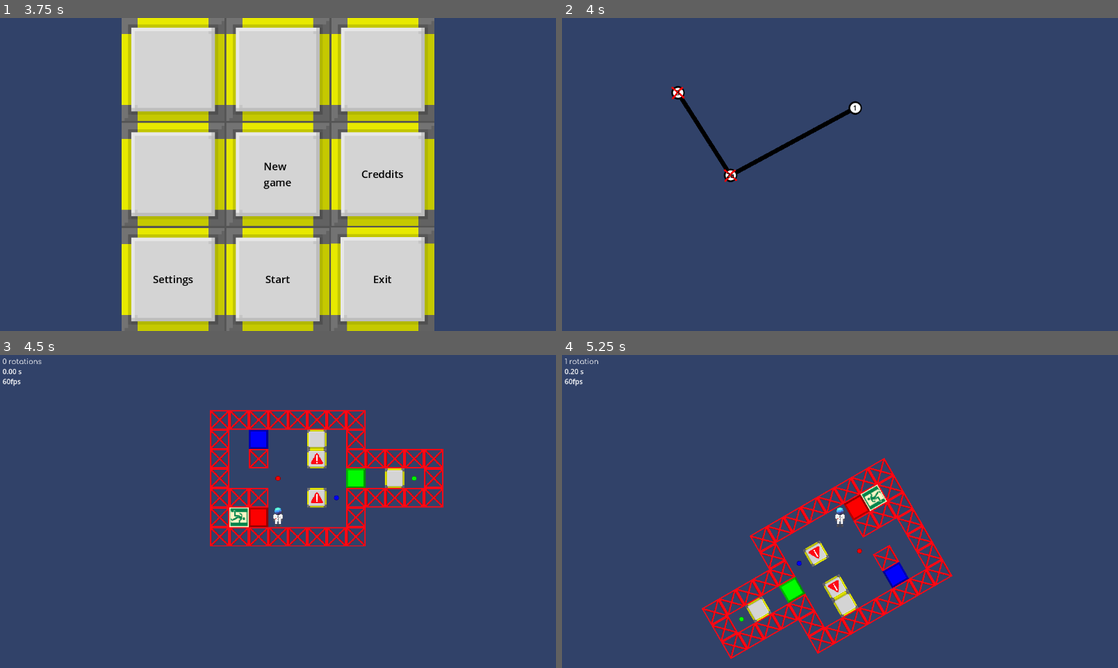
Above: before the commit, frames 1-4 (two rows, left to right).
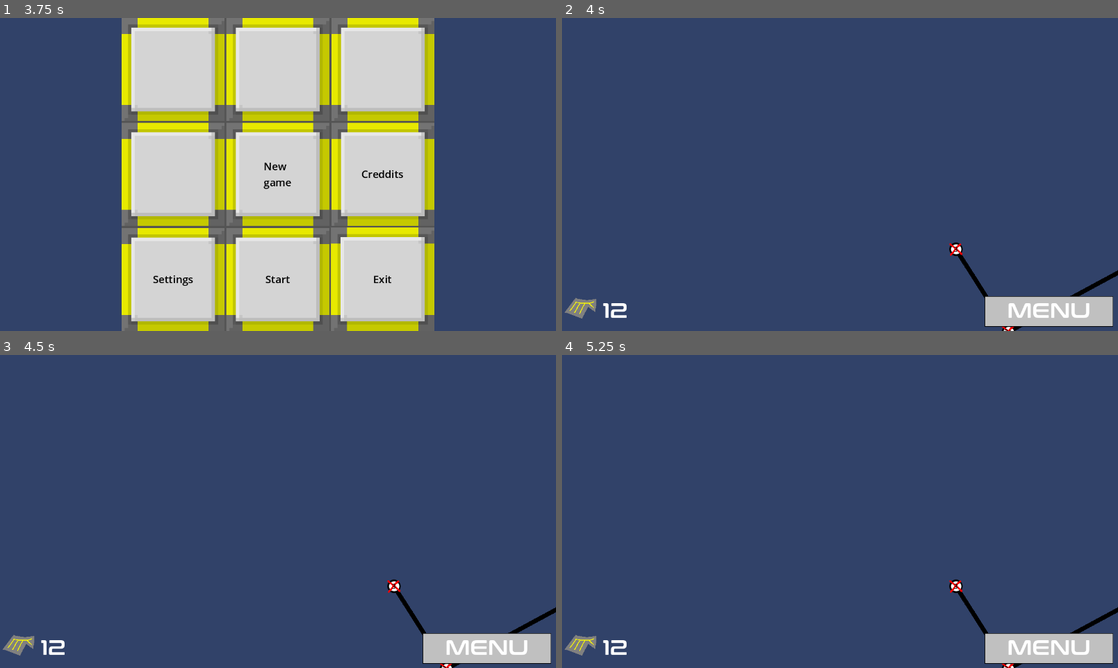
Above: after the commit, the same moments.

Repository: wojtekmal/escape-blocks
Game: Godot game, scene res://menu_stuff/menu_2.tscn
Same seed, same stepped clock (60 frames per second), same inputs: the game is played once before the commit and once after it.
Inputs (mouse positions are in pixels of both pictures, inside the frame that each line leads up to; where the layout moved, square brackets give the same spot in the first picture):
- Up to frame 1 (3.75 s): click (172, 68) at 0.52 s; tap Enter at 1.25 s; move the mouse to (400, 158) at 1.27 s; hold Right (gravity_right) 1.28-2.03 s; click (400, 158) at 1.42 s; tap W (jump) at 1.52, 2.27 s; tap R (restart) at 2, 2.75, 3.5 s; move the mouse to (166, 190) at 2.02 s; hold Left (gravity_left) 2.03-2.78 s; click (166, 190) at 2.17 s; move the mouse to (333, 105) at 2.77 s; hold Right (gravity_right) 2.78-3.53 s; click (333, 105) at 2.92 s; move the mouse to (250, 237) at 3.52 s; hold Up (gravity_up) from 3.53 s (still down); click (250, 237) at 3.67 s
- Up to frame 2 (4 s): keep holding Up (gravity_up); tap W (jump) at 3.77 s
- Up to frame 3 (4.5 s): release Up (gravity_up) at 4.25 s; click (489, 649) [294, 445] at 4.25 s
- Up to frame 4 (5.25 s): tap R (restart) at 5 s; move the mouse to (1006, 558) at 5.02 s; hold Left (gravity_left) from 5.03 s (still down); click (1006, 558) at 5.17 s

Frame 1 is identical in both runs. In frame 2, 3.8% of the frame differs, in the area x 0-100%, y 21-100%; in frame 3, 9.3%; in frame 4, 9.3%, in the area x 0-100%, y 1-100%.

Commit message:
Added HUD with a part counter and a button that points to the main menu to the level map, but they still don't work.

Diff:
--- a/engine/levels/LevelTemplate.tscn
+++ b/engine/levels/LevelTemplate.tscn
@@ -334,7 +334,6 @@
 collision_mask = 1
 board_cords = Vector2i(3, 2)
 board_dimensions = Vector2i(8, 5)
-is_falling = false
 metadata/_edit_horizontal_guides_ = []
 
 [node name="BoardLimits" type="TileMap" parent="." groups=["board_limits"]]
--- a/engine/map_stuff/level_map.tscn
+++ b/engine/map_stuff/level_map.tscn
@@ -1,7 +1,19 @@
-[gd_scene load_steps=3 format=3 uid="uid://cylgj4bcajsr0"]
+[gd_scene load_steps=9 format=3 uid="uid://cylgj4bcajsr0"]
 
 [ext_resource type="Script" path="res://scripts/level_map.gd" id="1_gliqh"]
 [ext_resource type="PackedScene" uid="uid://ba4y62q3j4hcl" path="res://map_stuff/level_button.tscn" id="1_qu7sv"]
+[ext_resource type="Script" path="res://scripts/map_camera.gd" id="3_772qu"]
+[ext_resource type="Texture2D" uid="uid://utyx86m4t3d6" path="res://textures/temporary_part.png" id="4_y8sme"]
+[ext_resource type="FontFile" uid="uid://curjj8j0yb7o0" path="res://fonts/conthrax/conthrax-sb.otf" id="5_iu41y"]
+[ext_resource type="Texture2D" uid="uid://c8yym53ddmjaq" path="res://textures/end_panel_button.png" id="6_mdfpr"]
+
+[sub_resource type="LabelSettings" id="LabelSettings_lnd47"]
+font = ExtResource("5_iu41y")
+font_size = 48
+
+[sub_resource type="LabelSettings" id="LabelSettings_t74uh"]
+font = ExtResource("5_iu41y")
+font_size = 48
 
 [node name="LevelMap" type="Node2D"]
 script = ExtResource("1_gliqh")
@@ -17,3 +29,72 @@
 [node name="LevelButton3" parent="." instance=ExtResource("1_qu7sv")]
 position = Vector2(675, 207)
 label_text = "1"
+
+[node name="MapCamera" type="Camera2D" parent="."]
+script = ExtResource("3_772qu")
+
+[node name="MapHUD" type="CanvasLayer" parent="."]
+
+[node name="MarginContainer" type="MarginContainer" parent="MapHUD"]
+anchors_preset = 15
+anchor_right = 1.0
+anchor_bottom = 1.0
+grow_horizontal = 2
+grow_vertical = 2
+
+[node name="VBoxContainer" type="VBoxContainer" parent="MapHUD/MarginContainer"]
+layout_mode = 2
+
+[node name="Container" type="Container" parent="MapHUD/MarginContainer/VBoxContainer"]
+layout_mode = 2
+size_flags_vertical = 3
+size_flags_stretch_ratio = 7.0
+
+[node name="HBoxContainer" type="HBoxContainer" parent="MapHUD/MarginContainer/VBoxContainer"]
+layout_mode = 2
+size_flags_vertical = 3
+
+[node name="PartsBox" type="MarginContainer" parent="MapHUD/MarginContainer/VBoxContainer/HBoxContainer"]
+layout_mode = 2
+size_flags_horizontal = 3
+
+[node name="HBoxContainer" type="HBoxContainer" parent="MapHUD/MarginContainer/VBoxContainer/HBoxContainer/PartsBox"]
+layout_mode = 2
+
+[node name="TextureRect" type="TextureRect" parent="MapHUD/MarginContainer/VBoxContainer/HBoxContainer/PartsBox/HBoxContainer"]
+layout_mode = 2
+size_flags_horizontal = 3
+texture = ExtResource("4_y8sme")
+expand_mode = 2
+
+[node name="Label" type="Label" parent="MapHUD/MarginContainer/VBoxContainer/HBoxContainer/PartsBox/HBoxContainer"]
+layout_mode = 2
+size_flags_horizontal = 3
+text = "12"
+label_settings = SubResource("LabelSettings_lnd47")
+
+[node name="Container" type="Container" parent="MapHUD/MarginContainer/VBoxContainer/HBoxContainer"]
+layout_mode = 2
+size_flags_horizontal = 3
+size_flags_stretch_ratio = 5.0
+
+[node name="MarginContainer2" type="MarginContainer" parent="MapHUD/MarginContainer/VBoxContainer/HBoxContainer"]
+layout_mode = 2
+size_flags_horizontal = 3
+size_flags_stretch_ratio = 2.0
+theme_override_constants/margin_left = 10
+theme_override_constants/margin_top = 10
+theme_override_constants/margin_right = 10
+theme_override_constants/margin_bottom = 10
+
+[node name="TextureButton" type="TextureButton" parent="MapHUD/MarginContainer/VBoxContainer/HBoxContainer/MarginContainer2"]
+layout_mode = 2
+texture_normal = ExtResource("6_mdfpr")
+ignore_texture_size = true
+stretch_mode = 0
+
+[node name="Label" type="Label" parent="MapHUD/MarginContainer/VBoxContainer/HBoxContainer/MarginContainer2"]
+layout_mode = 2
+text = "MENU"
+label_settings = SubResource("LabelSettings_t74uh")
+horizontal_alignment = 1
--- a/engine/menu_stuff/settings.tscn
+++ b/engine/menu_stuff/settings.tscn
@@ -73,7 +73,6 @@
 layout_mode = 2
 label_text = "SWITCH ROTATION DIRECTION"
 action = "switch_rotation"
-global_settings_key = "switch_rotation_direction"
 
 [node name="SettingsButton" parent="VBoxContainer/ScrollPanelBox/ScrollContainer/VBoxContainer" instance=ExtResource("3_b01vd")]
 layout_mode = 2
--- a/engine/menu_stuff/settings_bool.tscn
+++ b/engine/menu_stuff/settings_bool.tscn
@@ -14,7 +14,6 @@
 grow_horizontal = 2
 grow_vertical = 2
 script = ExtResource("1_mxq2d")
-global_settings_key = null
 
 [node name="HBoxContainer" type="HBoxContainer" parent="."]
 layout_mode = 2
--- a/engine/scripts/global.gd
+++ b/engine/scripts/global.gd
@@ -98,17 +98,17 @@
 }
 
 var settings := {
-	"switch_rotation_direction": false,
+	"switch_rotation": false,
 }
 
 func manage_settings():
-	switch_rotation(settings["switch_rotation_direction"])
+	switch_rotation(settings["switch_rotation"])
 
 func switch_rotation(new_value: bool):
 	#if settings["switch_rotation_direction"] == new_value:
 	#	return
 
-	settings["switch_rotation_direction"] = new_value
+	settings["switch_rotation"] = new_value
 	save()
 	InputMap.action_erase_events("gravity_left")
 	InputMap.action_erase_events("gravity_right")
--- /dev/null
+++ b/engine/scripts/map_camera.gd
@@ -0,0 +1,27 @@
+extends Camera2D
+
+
+# Called when the node enters the scene tree for the first time.
+func _ready():
+	pass # Replace with function body.
+
+
+# Called every frame. 'delta' is the elapsed time since the previous frame.
+func _process(delta):
+	pass
+
+var _previousPosition: Vector2 = Vector2(0, 0);
+var _moveCamera: bool = false;
+
+func _unhandled_input(event: InputEvent):
+	if event is InputEventMouseButton && event.button_index == MOUSE_BUTTON_LEFT:
+		get_viewport().set_input_as_handled();
+		if event.is_pressed():
+			_previousPosition = event.position;
+			_moveCamera = true;
+		else:
+			_moveCamera = false;
+	elif event is InputEventMouseMotion && _moveCamera:
+		get_viewport().set_input_as_handled();
+		position += (_previousPosition - event.position);
+		_previousPosition = event.position;
--- a/engine/scripts/settings_bool.gd
+++ b/engine/scripts/settings_bool.gd
@@ -4,14 +4,15 @@
 signal changed
 
 @export_multiline var label_text : String = "" : set = set_label_text
+# This has to be the same as the key in global.settings.
 @export var action : String = ""
-@export var global_settings_key : String
+#@export var global_settings_key : String
 
 # Called when the node enters the scene tree for the first time.
 func _ready():
 	var checkbox = $HBoxContainer/CheckBox
-	if global.settings.has(global_settings_key):
-		checkbox.button_pressed = global.settings[global_settings_key]
+	if global.settings.has(action):
+		checkbox.button_pressed = global.settings[action]
 
 	checkbox.toggled.connect(checkbox_toggled)
 
